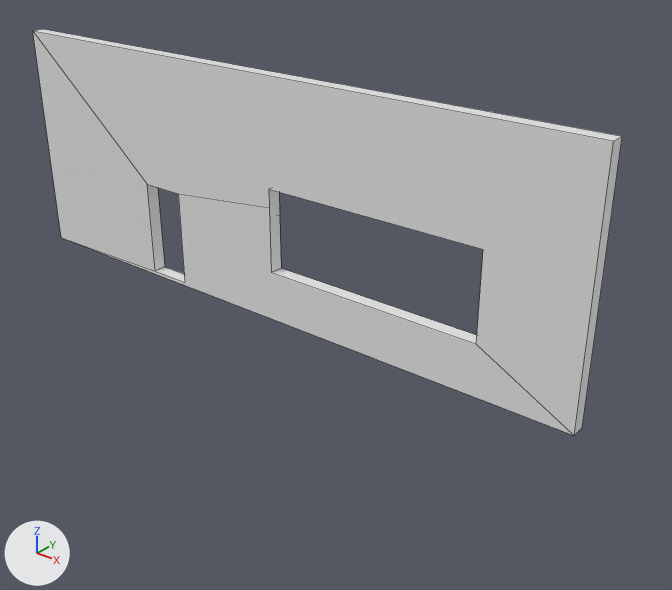
What one commit did to the Blender file BlenderModels/GasStation/Exterior/FrontWallShop.blend.
Before and after are seen from a 50 mm lens placed at (12.04, -12.86, 6.41), pointed at (2.67, -1.14, -0.86). The axes (+X, +Y, +Z) are drawn at lower left. The lights are the same throughout. The first picture is the older version. Mesh edges are drawn as thin lines.

The first picture shows 'FrontWallShop'.
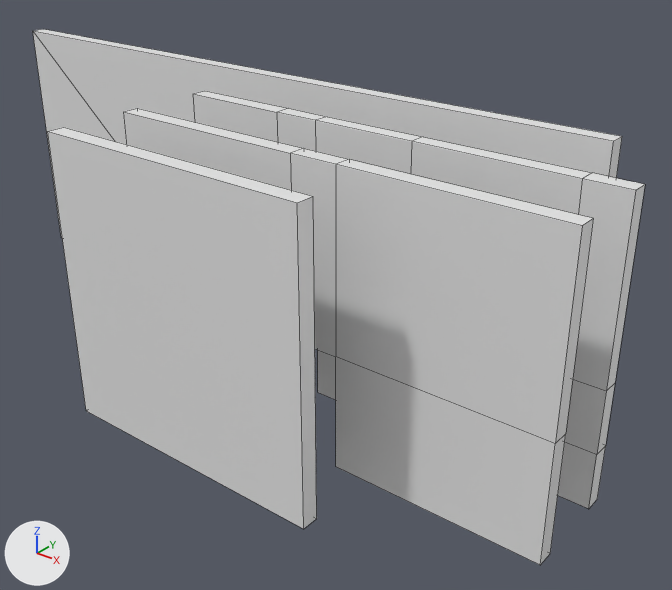
The newer file is also turned or shifted as a whole; pictures and numbers use the older file's frame.

Changed parts and their boxes [x1, y1, x2, y2] in the pictures (672 x 590 px):
'BackWallShop2.002', added
    after: [123, 108, 593, 565]
'BackWallShop2.001', added
    after: [48, 127, 317, 529]
'FrontWallShop2', added
    after: [193, 91, 645, 509]
'FrontWallShop', unchanged, covered by the edit
    before: [33, 29, 622, 436]
    after: [33, 29, 622, 238]

What the commit changed:
Mesh me_cube_002 is new.
It has 24 vertices, 22 faces and spans x 0.0..8.03, y -0.15..0.15, z 0.02..5.02.
Mesh me_cube_001 is new.
It is a box spanning x 0.0..8.03, y -0.15..0.15, z 0.02..5.02.
Mesh me_cube is new.
It has 48 vertices, 46 faces and spans x 0.0..8.03, y -0.15..0.15, z 0.02..5.02.
Object 'BackWallShop2.002' (ob_backwallshop2_002) is new; it shows me_cube_002.
Its location is (0.0, -3.2, -2.55).
Object 'BackWallShop2.001' (ob_backwallshop2_001) is new; it shows me_cube_001.
Its location is (0.0, -4.66, -2.55).
Its scale is (0.623, 1.0, 1.0).
Object 'FrontWallShop2' (ob_frontwallshop2) is new; it shows me_cube.
Its location is (0.0, -1.65, -2.55).
